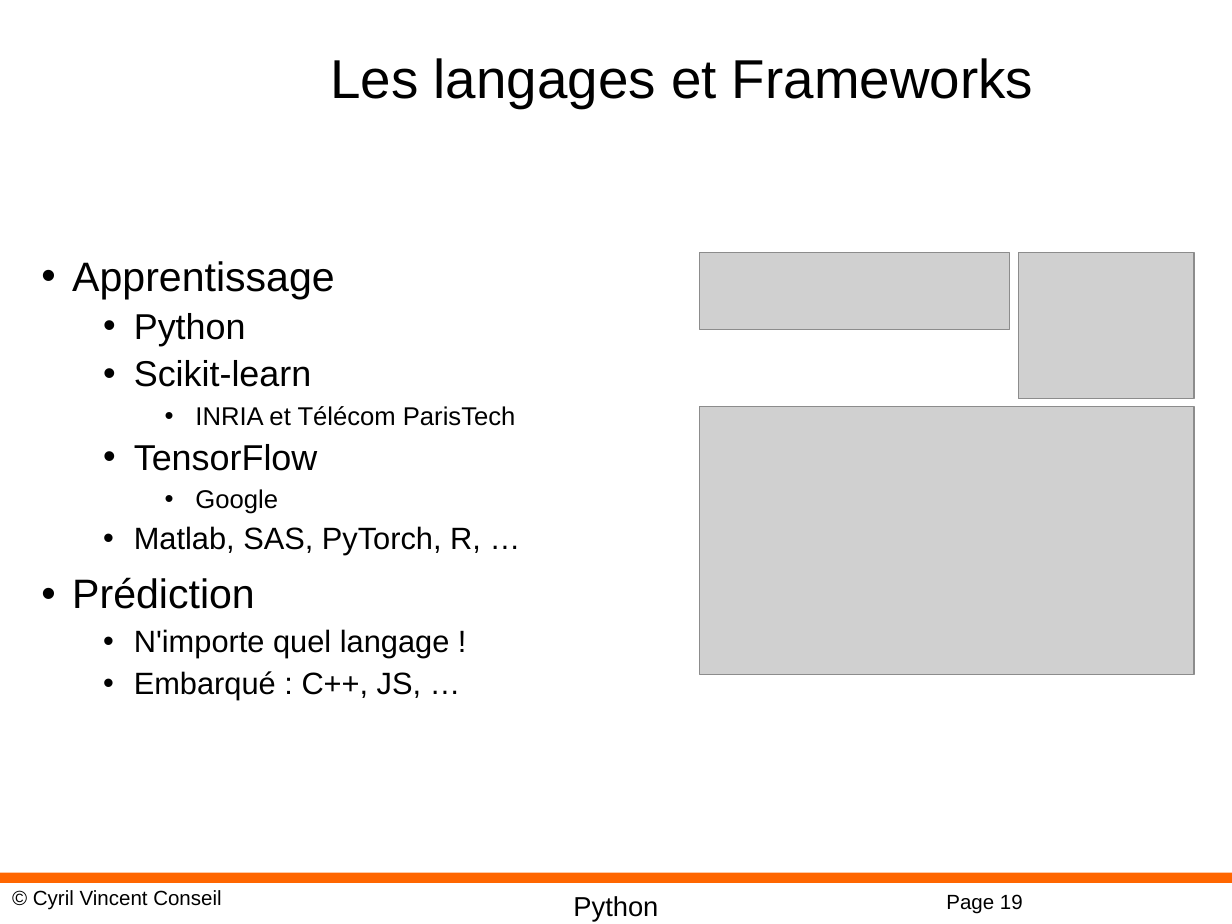
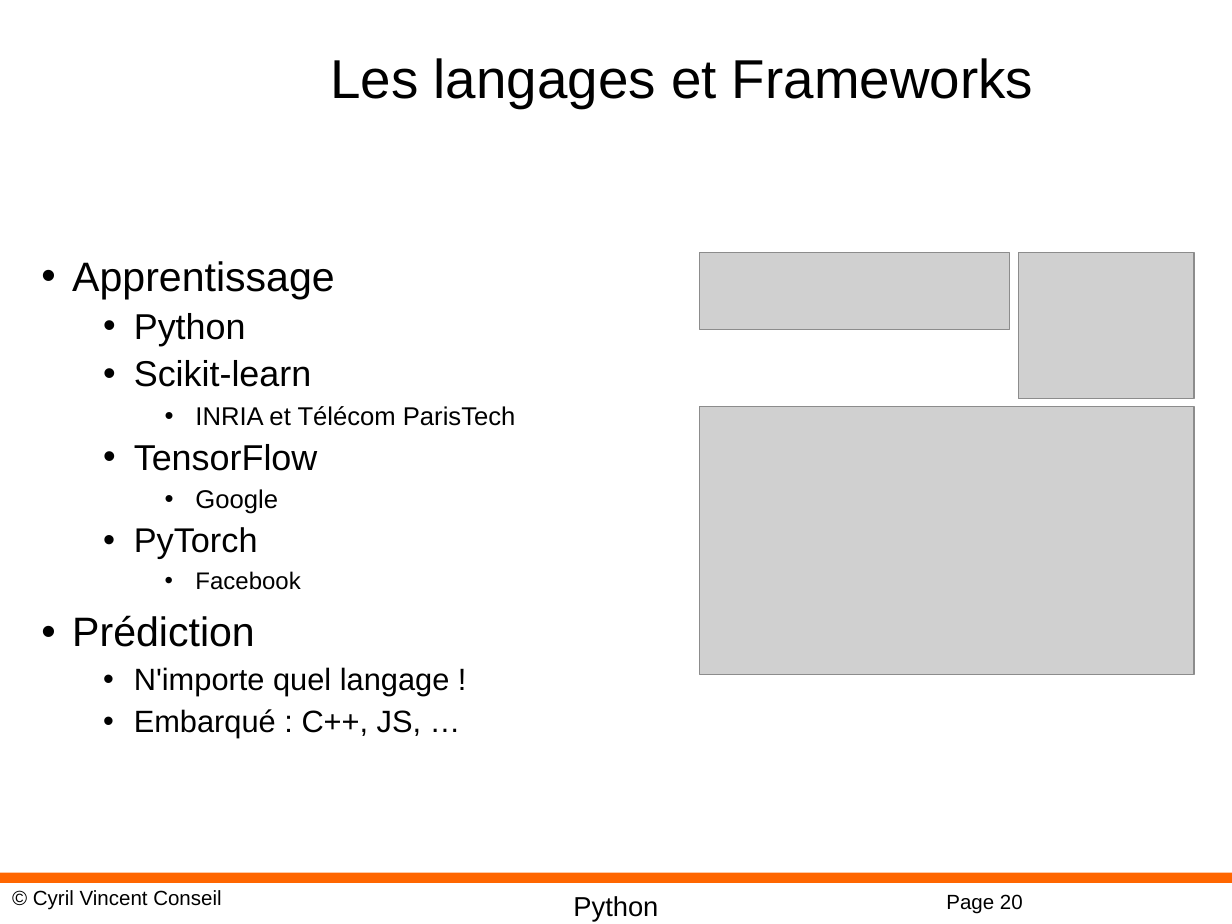
Before and after one commit to cyrilvincent/ia_industrie, a slide deck: slide 20 of ppt/AI03-DataScience.pptx (slide 19 before the commit). Drawn at 1232x924 pixels with LibreOffice and Linux fonts; fonts in the diff are those of the drawing; grey boxes stand for pictures; background and template pictures are left out. Boxes give left, top, right and bottom in pixels: in the first picture for what was removed or moved away, otherwise in the second. Text is boxed around its words. In the diff, an @@ line names an element or a change of style, - is before the commit and + after.

```diff
--- a/ppt/AI03-DataScience.pptx
+++ b/ppt/AI03-DataScience.pptx
@@ text at <box>134,527,300,590</box>: text changed; size 18 to 14 pt @@
-  • Matlab, SAS, PyTorch, R, …
+  • PyTorch
+    • Facebook
@@ page number at <box>946,894,1023,914</box>: text changed @@
-Page 19
+Page 20
```
Also in this commit, not shown: 1 other slide changed, 1 slide added, 4 other files.
